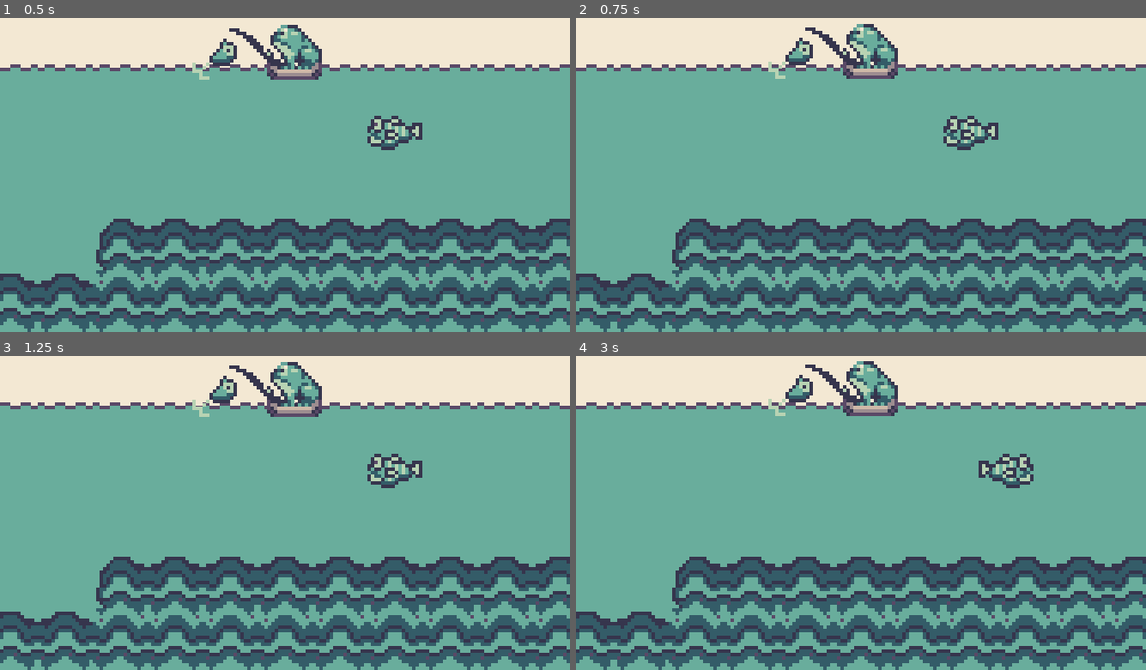
Above: before the commit, frames 1-4 (two rows, left to right).
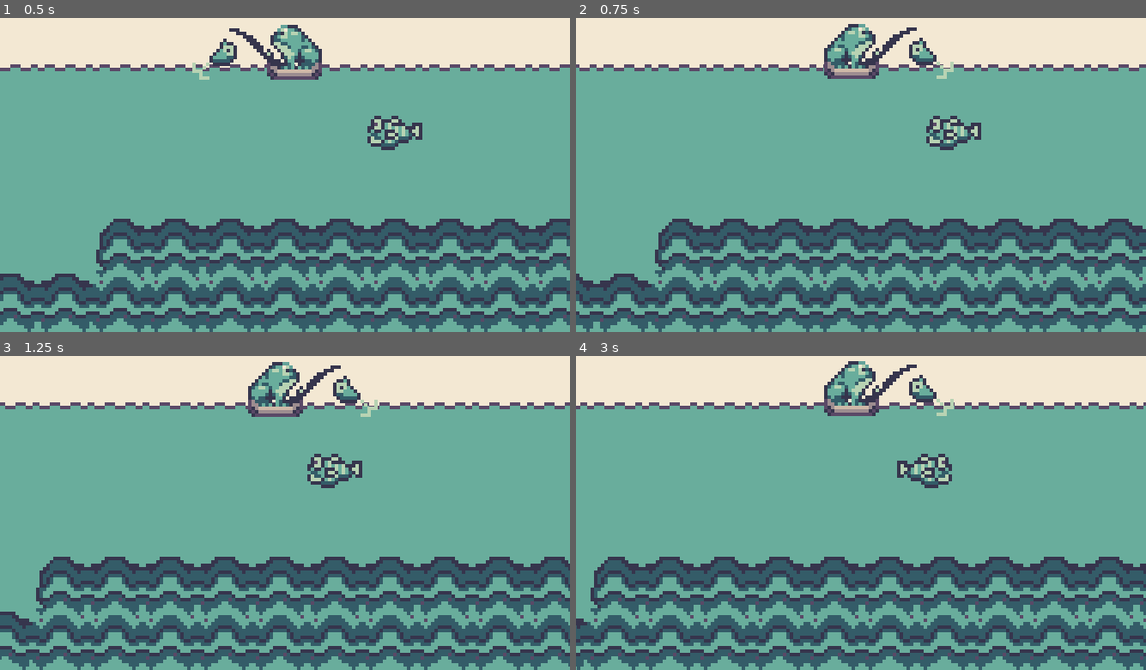
Above: after the commit, the same moments.

Repository: TaraSophieDev/Frog-Adventures-Fishing-Edition-Cancelled
Game: Godot game, scene res://Scenes/World.tscn
Two runs of this game, one before a commit and one after it. Both use one fixed random seed, a clock stepped at 60 frames per second and the inputs below.
Inputs:
- Up to frame 1 (0.5 s): no input
- Up to frame 2 (0.75 s): hold D (right) from 0.53 s (still down)
- Up to frame 3 (1.25 s): keep holding D (right)
- Up to frame 4 (3 s): release D (right) at 1.28 s; hold A (left) 1.28-2.03 s; hold D (right) from 2.03 s (still down)

Frame 1 is identical in both runs. In frame 2, 22% of the frame differs, in the area x 0-100%, y 1-100%; in frame 3, 18%; in frame 4, 27%.
Error before the commit: Invalid set index 'flip_h' (on base: 'null instance') with value of type 'bool'. (res://Player/Player.gd:16)

Commit message:
fixed bait flip_h bug

Diff:
--- a/Player/Player.gd
+++ b/Player/Player.gd
@@ -1,22 +1,30 @@
 extends KinematicBody2D
 
-onready var sprite = $Sprite
+onready var frogSprite = $FrogSprite
+onready var baitSprite = $FrogSprite/Bait/Sprite
+onready var ap = $AnimationPlayer
+onready var sp = $SwimmingPlayer
 
 var speed = 25
 
 var motion = Vector2()
 
 func _ready():
+	sp.play("swimming")
 	pass
 
 func _physics_process(delta):
 
 	if Input.is_action_pressed("right"):
 		motion.x = speed
-		sprite.flip_h = true
+		frogSprite.flip_h = true
+		baitSprite.flip_h = true
+		ap.play("bait_right")
 	elif Input.is_action_pressed("left"):
 		motion.x = -speed
-		sprite.flip_h = false
+		frogSprite.flip_h = false
+		baitSprite.flip_h = false
+		ap.play("bait_left")
 	else:
 		motion.x = 0
 
